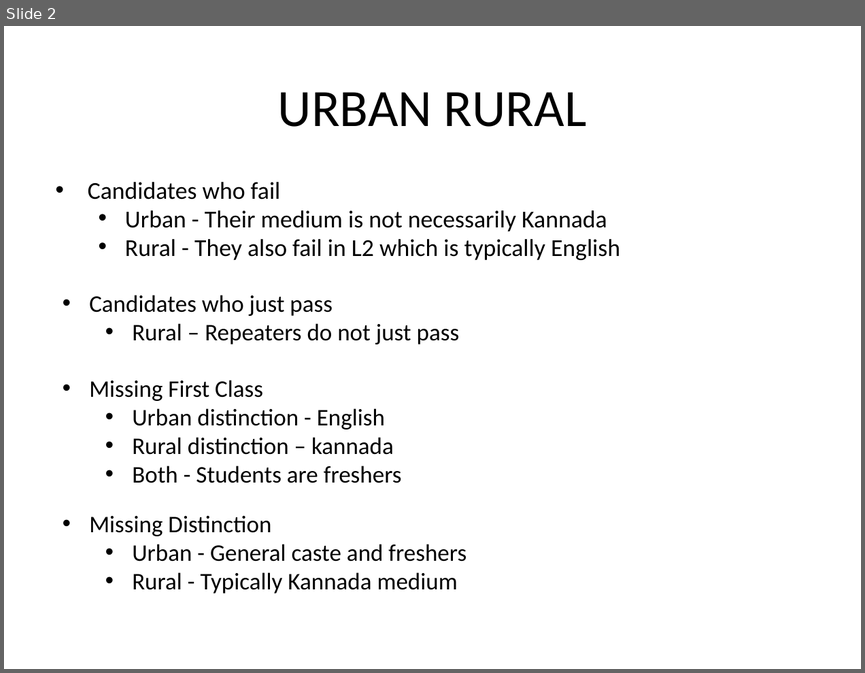
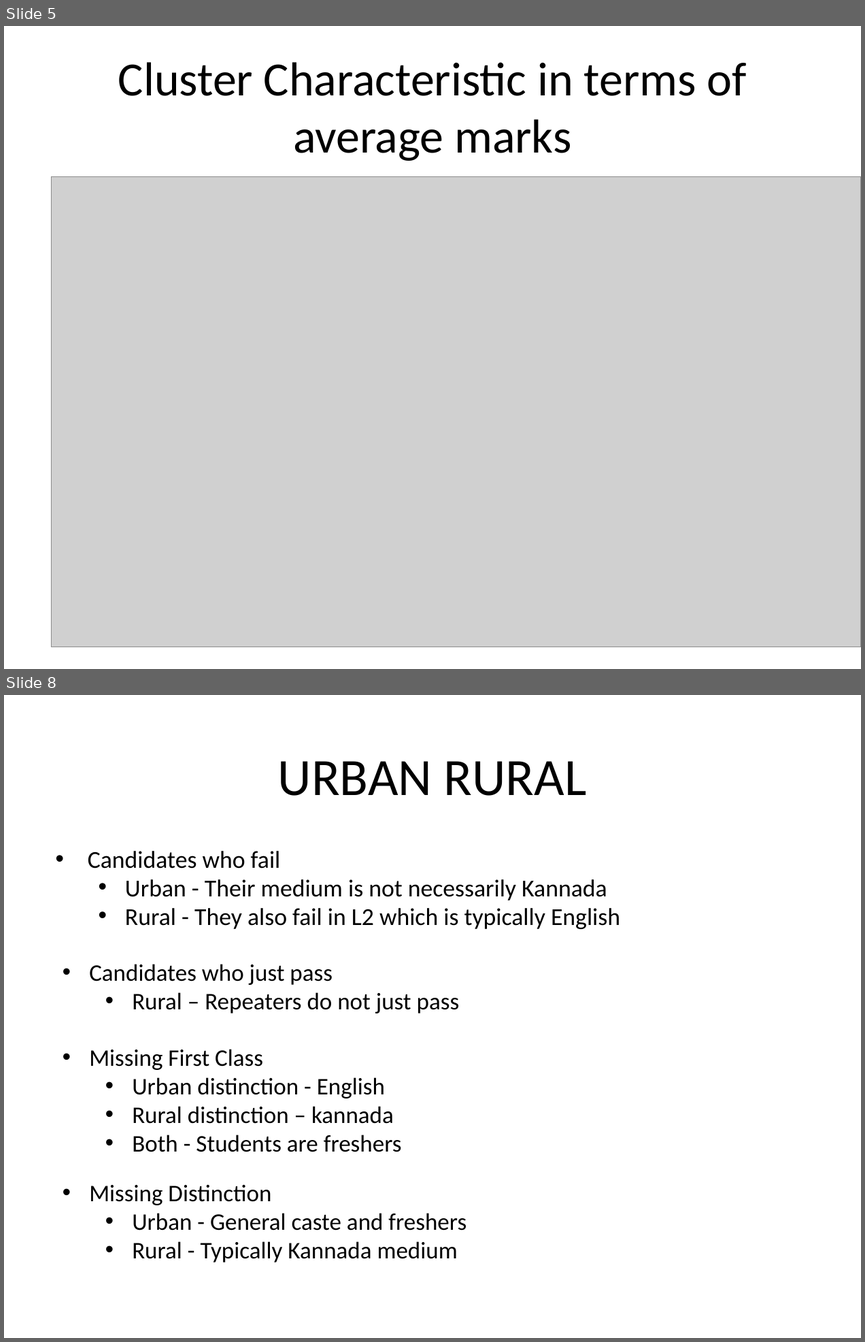
Before and after one commit to AbhijithMadhav/SSLC-Data-Analysis, a slide deck: src/8_cross_cluster_analysis/presentation.odp. Shown one above the other, each under a label of ours: slide 2 before the commit, slides 5 and 8 after it; the slides between them are not shown. The pictures are 865x673 and 865x1342 pixels, drawn with LibreOffice and Linux fonts; fonts in the diff are those of the drawing; grey boxes stand for pictures. Boxes give left, top, right and bottom in pixels: in the first picture for what was removed or moved away, otherwise in the second. Text is boxed around its words. In the diff, an @@ line names an element or a change of style, - is before the commit and + after.

```diff
--- a/src/8_cross_cluster_analysis/presentation.odp
+++ b/src/8_cross_cluster_analysis/presentation.odp
@@ slide 5 added at (4, 26, 861, 669), background #FFFFFF @@
@@ title added at (118, 62, 746, 161), 40 pt, text #000000 @@
+Cluster Characteristic in terms of average marks
@@ picture added at (51, 177, 861, 646) @@
@@ what was slide 2 is now slide 8 @@
```
Also in this commit, not shown: 1 slide changed, 7 other slides added.
